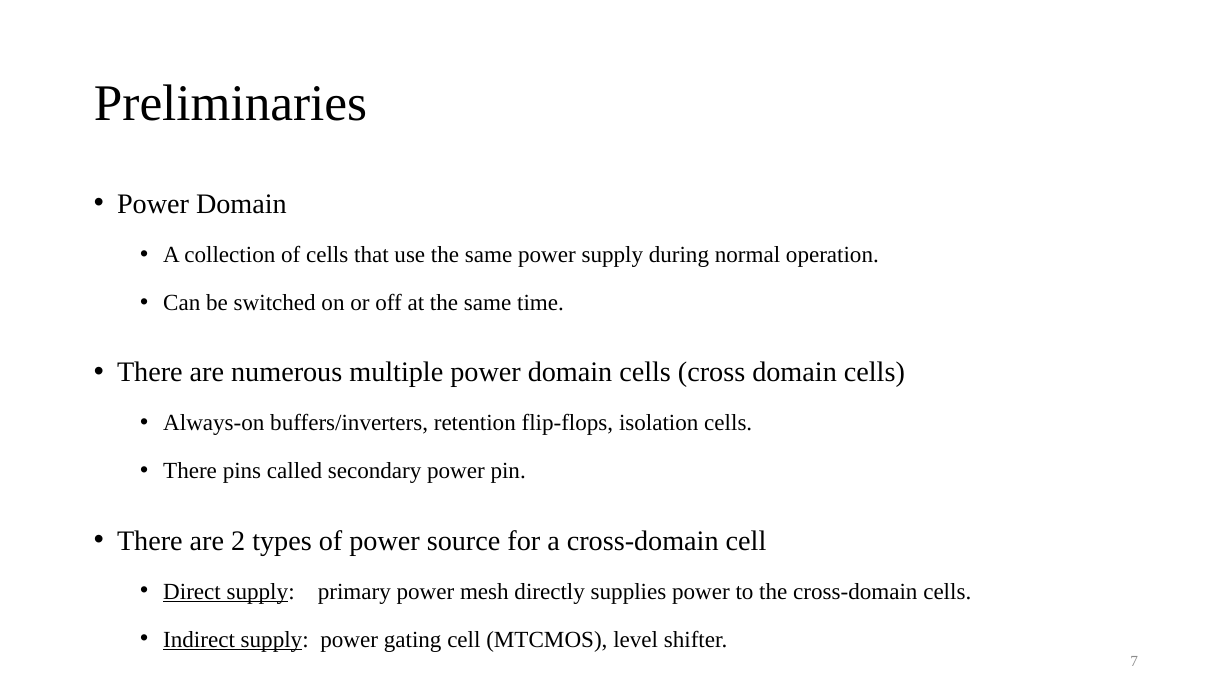
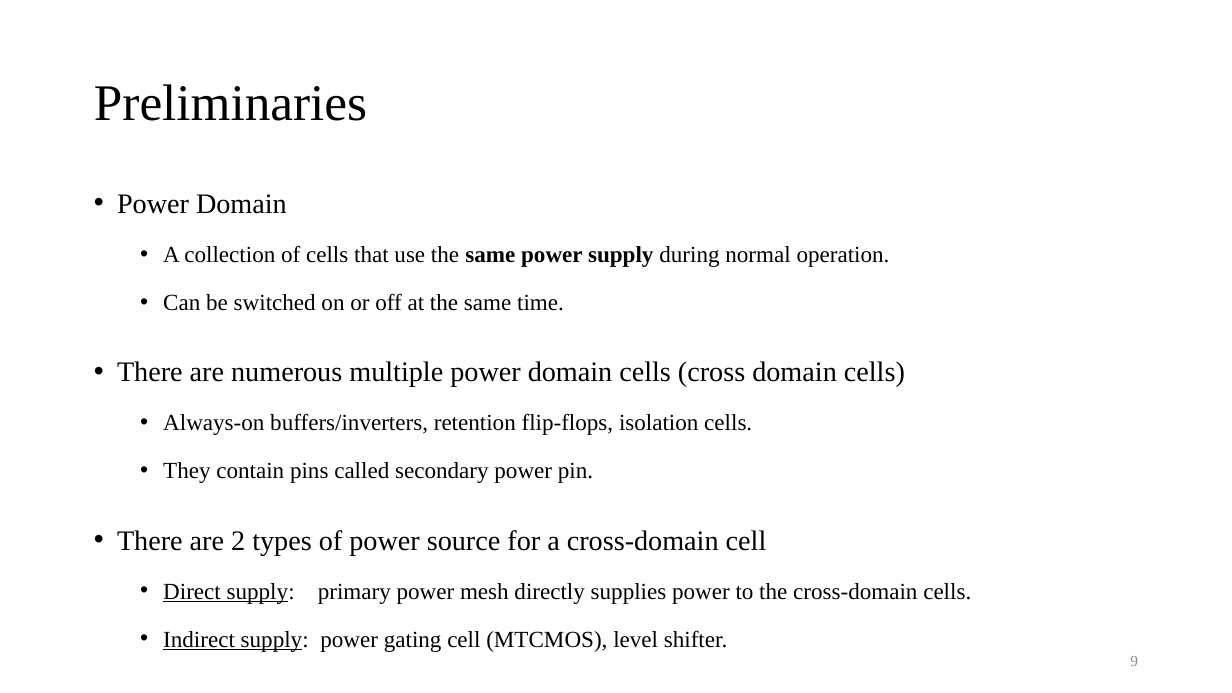
Before and after one commit to Pacific-Feng-Studuies/Studied-Papers, a slide deck: slide 10 of GM/powerplan/Power Sub-Mesh Construction in Multiple Power Domain Design/Power Sub-Mesh Construction in Multiple Power Domain Design.pptx (slide 8 before the commit). Drawn at 1232x693 pixels with LibreOffice and Linux fonts; fonts in the diff are those of the drawing. Boxes give left, top, right and bottom in pixels: in the first picture for what was removed or moved away, otherwise in the second. Text is boxed around its words. In the diff, an @@ line names an element or a change of style, - is before the commit and + after.

```diff
--- a/GM/powerplan/Power Sub-Mesh Construction in Multiple Power Domain Design/Power Sub-Mesh Construction in Multiple Power Domain Design.pptx
+++ b/GM/powerplan/Power Sub-Mesh Construction in Multiple Power Domain Design/Power Sub-Mesh Construction in Multiple Power Domain Design.pptx
@@ text at [163,245,890,267]: bold on in "same power supply" @@
@@ text at [163,462,593,483]: text changed @@
-  • There pins called secondary power pin.
+  • They contain pins called secondary power pin.
@@ page number at [1130,656,1138,666]: text changed @@
-7
+9
```
Also in this commit, not shown: 3 other slides changed, 4 slides added.
